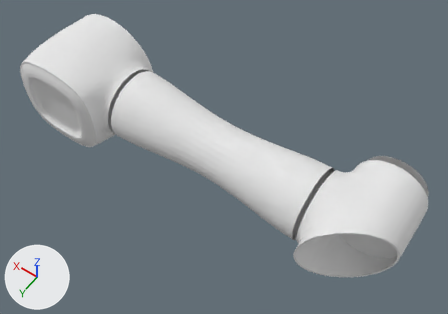
Two versions of the OBJ model robosuite_models/assets/robots/dobot_cr5/meshes/Link3/Link3_1.obj, one commit apart.
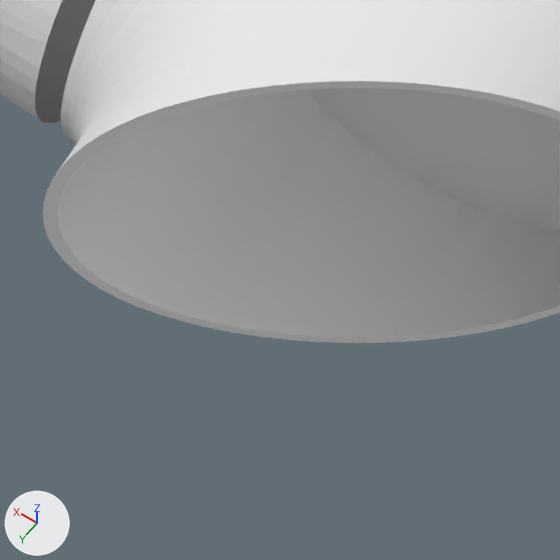
Each version appears first whole from a 50 mm camera at (-0.4308, 0.3084, 0.5186) aimed at (-0.1913, -0.0269, -0.0083), and next in a close-up on the part from 64% to 85% of the width and 70% to 100% of the height. The axes (+X, +Y, +Z) are drawn at lower left. The lights are the same throughout. The first two pictures are the older version. Where no turn or scale is listed for an object, it has been applied to the vertices. Vertices at exactly the same position are counted once.

Before the edit, the objects in view are built like this:
```python
me_link3_1 = bpy.data.meshes.new('Link3_1')
me_link3_1.from_pydata(...)  # 4531 vertices, 8756 faces; spans x -0.399..0.061, y -0.096..0.034, z -0.061..0.061
me_link3_1.materials.append(mat_white_009)  # white #e7e7e7
ob_link3_1 = bpy.data.objects.new('Link3_1', me_link3_1)
ob_link3_1.location = (0.0, 0.0, 0.0)
```
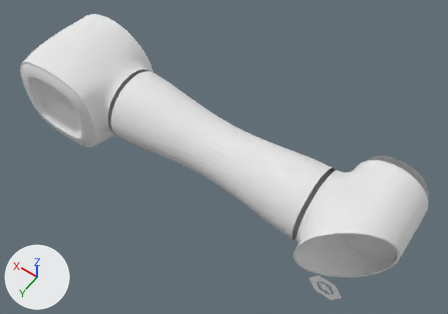
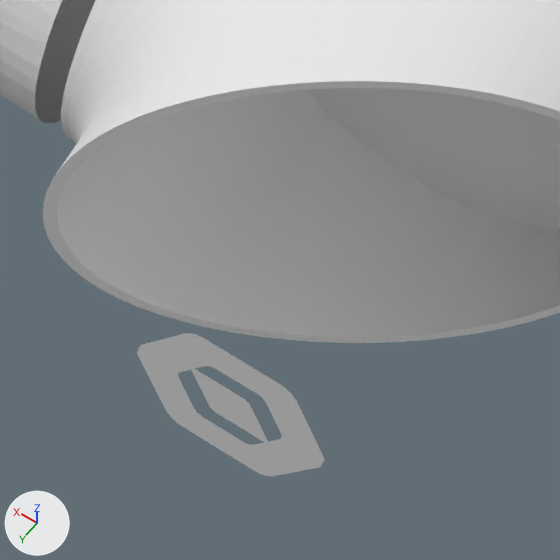
Changed parts and their boxes (x1, y1, x2, y2) in the close-ups (560 x 560 px):
'Link3_1', reshaped
    before: (0, 0, 560, 343)
    after: (0, 0, 560, 476)
part 1 of me_link3_1, added
    after: (137, 333, 325, 476)

Patch to the scene script:
```diff
--- a/robosuite_models/assets/robots/dobot_cr5/meshes/Link3/Link3_1.obj.py
+++ b/robosuite_models/assets/robots/dobot_cr5/meshes/Link3/Link3_1.obj.py
@@ me_link3_1 @@
 # used by ob_link3_1; location = (0.0, 0.0, 0.0)
-me_link3_1.from_pydata(...)  # 4531 vertices, 8756 faces; spans x -0.399..0.061, y -0.096..0.034, z -0.061..0.061
+me_link3_1.from_pydata(...)  # 4585 vertices, 8812 faces; spans x -0.399..0.061, y -0.096..0.048, z -0.061..0.061
+# me_link3_1 part 1: a new loose piece of 54 vertices spanning x -0.374..-0.341, y 0.048, z -0.015..0.015, in mat_white_009 (white #e7e7e7)
+# other edits to the shape of me_link3_1 do not show in these pictures
 me_link3_1.materials.append(mat_white_009)
```
